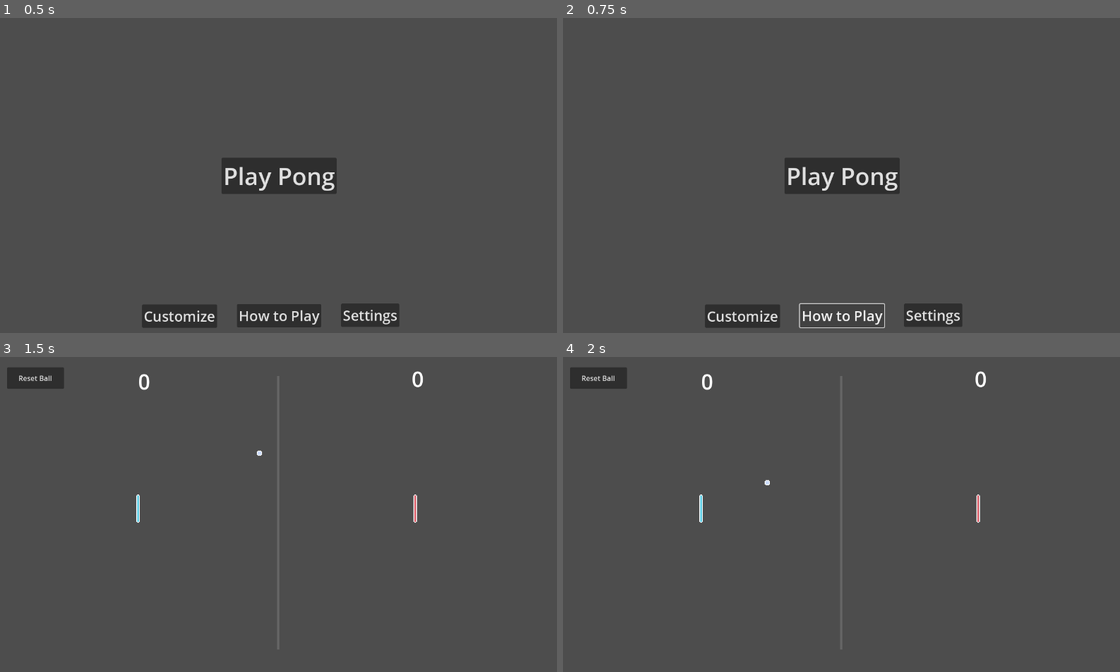
Above: before the commit, frames 1-4 (two rows, left to right).
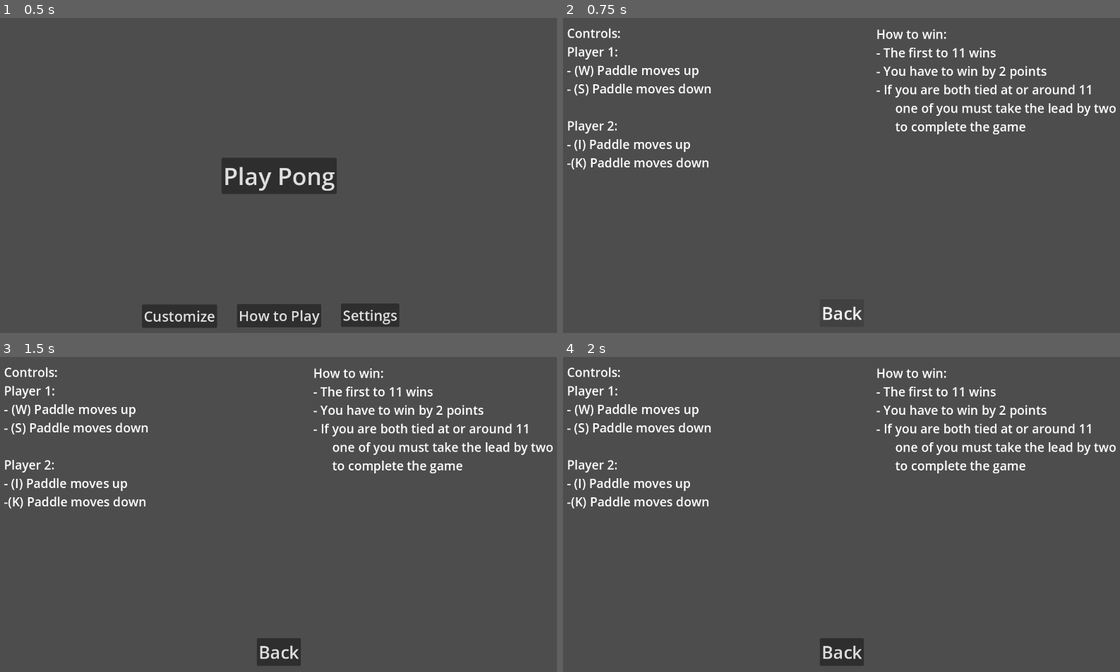
Above: after the commit, the same moments.

Repository: jordonbigelow/Pixel-Art-Pong
Game: Godot game, scene res://scenes/start_screen.tscn
Same seed, same stepped clock (60 frames per second), same inputs: the game is played once before the commit and once after it. This scene is started directly instead of the project's main scene.
Inputs (mouse positions are in pixels of both pictures, inside the frame that each line leads up to):
- Up to frame 1 (0.5 s): no input
- Up to frame 2 (0.75 s): click "How to Play" at 0.5 s
- Up to frame 3 (1.5 s): click (278, 514) at 1.25 s, where only the run before the commit has a clickable "Play Pong"
- Up to frame 4 (2 s): no input

Frame 1 is identical in both runs. In frame 2, 8.0% of the frame differs, in the area x 0-100%, y 3-99%; in frame 3, 5.3%; in frame 4, 5.3%.

Commit message:
added a signal connection for button pressed for the How To Play button

Diff:
--- a/scenes/start_screen.tscn
+++ b/scenes/start_screen.tscn
@@ -76,3 +76,4 @@
 text = "Settings"
 
 [connection signal="pressed" from="Play" to="." method="_on_play_pressed"]
+[connection signal="pressed" from="HowToPlay" to="." method="_on_how_to_play_pressed"]
